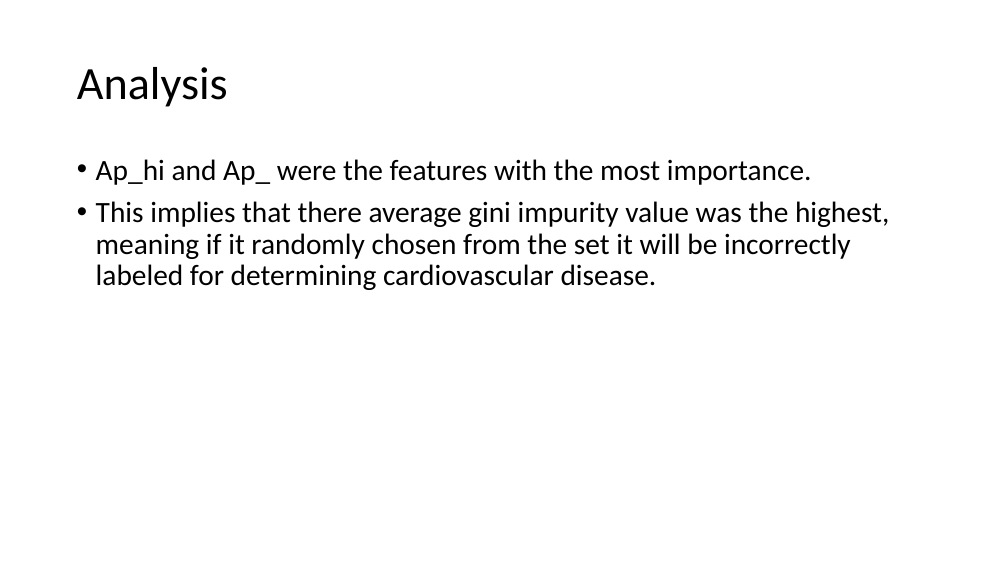
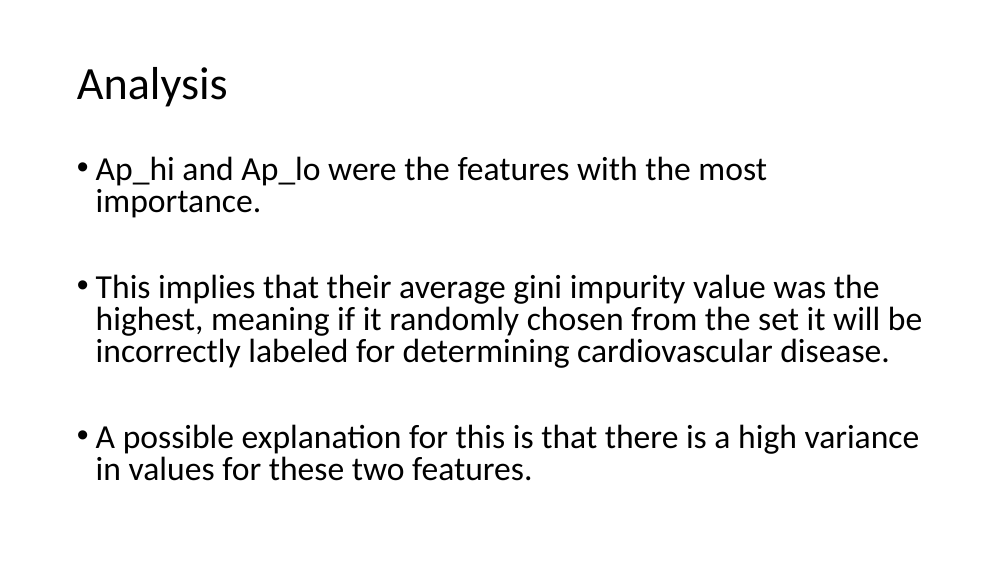
Before and after one commit to apd2599/Training_2021_CIRCUIT, a slide deck: slide 5 of Cardio_Disease.pptx. Drawn at 1008x567 pixels with LibreOffice and Linux fonts; fonts in the diff are those of the drawing. Boxes give left, top, right and bottom in pixels: in the first picture for what was removed or moved away, otherwise in the second. Text is boxed around its words. In the diff, an @@ line names an element or a change of style, - is before the commit and + after.

```diff
--- a/Cardio_Disease.pptx
+++ b/Cardio_Disease.pptx
@@ text at (96,156,922,481): text changed; size 28 to 32 pt @@
-• Ap_hi and Ap_ were the features with the most importance.
-• This implies that there average gini impurity value was the highest, meaning if it randomly chosen from the set it will be incorrectly labeled for determining cardiovascular disease.
+• Ap_hi and Ap_lo were the features with the most importance.
+• This implies that their average gini impurity value was the highest, meaning if it randomly chosen from the set it will be incorrectly labeled for determining cardiovascular disease.
+• A possible explanation for this is that there is a high variance in values for these two features.
```
Also in this commit, not shown: 4 other files.
